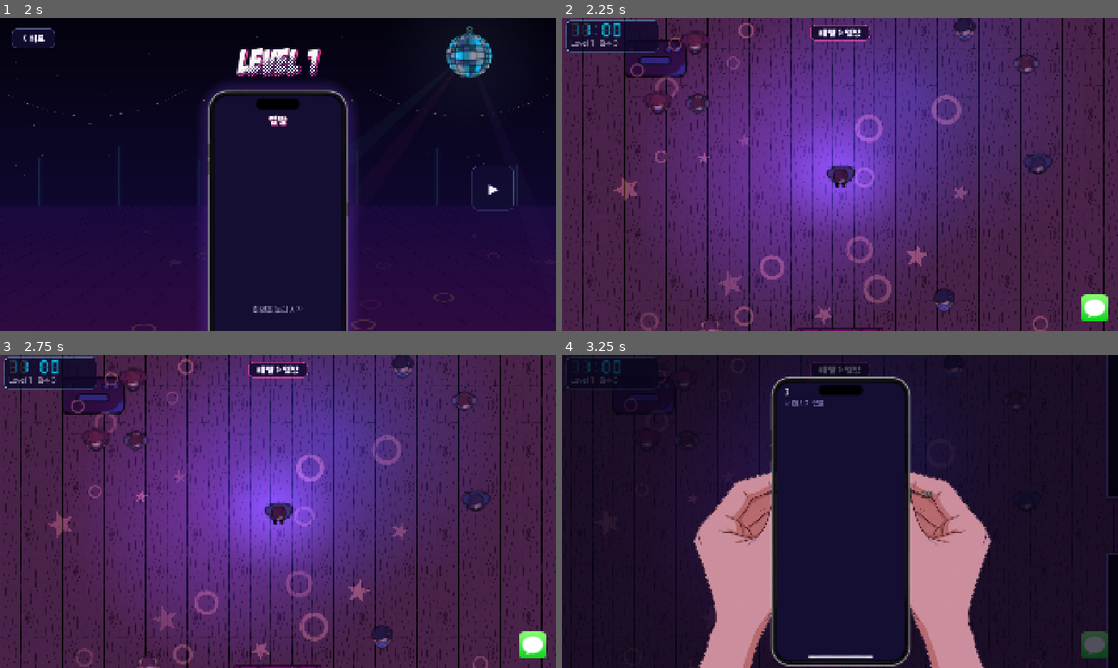
Above: before the commit, frames 1-4 (two rows, left to right).
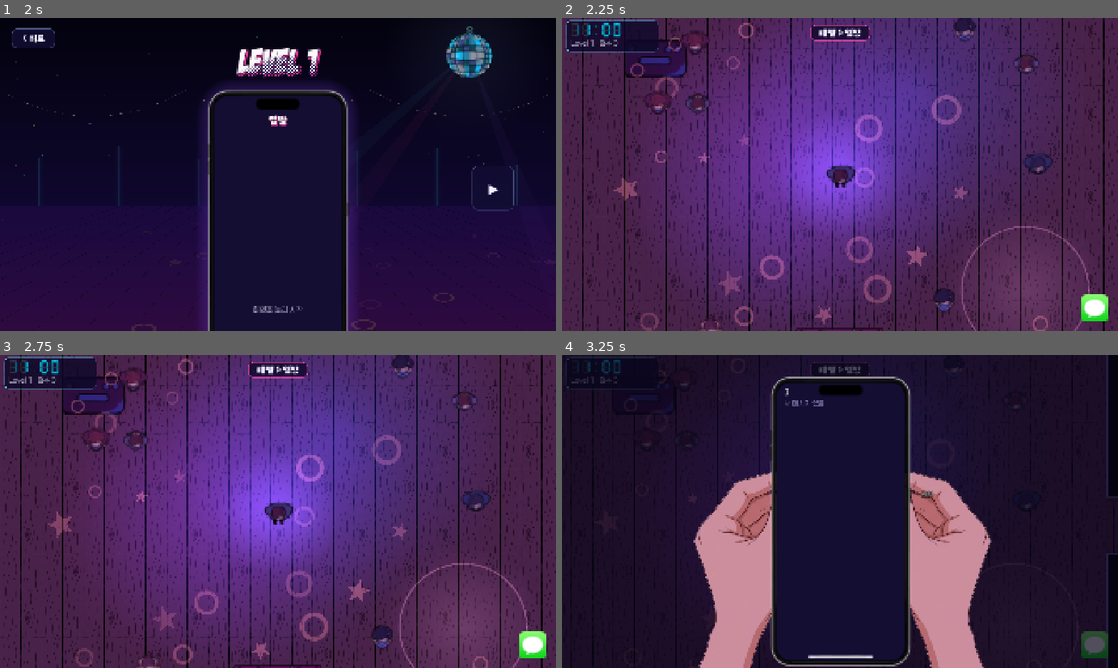
Above: after the commit, the same moments.

Repository: xyur2/DLQ
Game: Godot game, scene res://scenes/menu/menu.tscn
The game is run twice, just before and just after one commit, with the same random seed, the same clock (stepped at 60 frames per second) and the same inputs.
Inputs (mouse positions are in pixels of both pictures, inside the frame that each line leads up to):
- Up to frame 1 (2 s): tap Enter at 0.5 s; move the mouse to (400, 158) at 0.52 s; hold D (move_right) 0.53-1.28 s; hold E (interact) 0.53-1.28 s; click (400, 158) at 0.67 s; move the mouse to (166, 190) at 1.27 s; hold S (move_down) from 1.28 s (still down); tap E (interact) at 1.35 s
- Up to frame 2 (2.25 s): release S (move_down) at 2 s; click (840, 221) at 2 s
- Up to frame 3 (2.75 s): no input
- Up to frame 4 (3.25 s): move the mouse to (1095, 646) at 2.77 s; hold D (move_right) from 2.78 s (still down); hold N (next_level) from 2.78 s (still down); click (1095, 646) at 2.92 s; tap E (interact) at 3.05 s

Frame 1 is identical in both runs. In frame 2, 1.2% of the frame differs, in the area x 71-95%, y 66-100%; in frame 3, 1.7%; in frame 4, less than 0.1%.

Commit message:
DM 빈도 레벨 5 상한, 무한 모드 인원 증가, 플레이리스트는 그 방만, 조명 아래 춤추기 / 명세서 v2.9
- DM 주기·답장 후 쉬는 시간: 레벨 1~5에서 3.0→2.4초, 5→4초로 빨라지고 레벨 6부터 그대로. 무한 모드도 같은 표를 씀
- 무한 모드 사람 수: 12명에서 레벨마다 +3명, 최대 40명
- 플레이리스트(whole_room): 소품이 있는 방의 사람만 모음. 무한 모드는 소품 가운데 960×720 안. aggro_emitted에 area 인자 추가
- 춤추기(DanceSpot): 조명이 비추는 바닥에서 E → 가까운 사람과 2초 춤, +150점, 그동안 행동 불가. 조명 하나에 한 번
- 명세서 v2.9 반영

Co-Authored-By: Claude Opus 5.5 <noreply@anthropic.com>

Diff:
--- /dev/null
+++ b/scripts/dance_spot.gd
@@ -0,0 +1,96 @@
+class_name DanceSpot
+extends Area2D
+## 조명이 비추는 바닥(조명 소품의 어그로 지점). 플레이어가 이 안에 서서 E를 누르면 가까운 사람 한 명과 춤춘다.
+## 춤추는 DANCE_SEC초 동안 플레이어는 아무것도 할 수 없고(GameState.is_stunned), DANCE_SCORE점을 얻는다.
+## 조명 하나에 한 번만 출 수 있고, 춘 뒤에는 빛이 꺼진다.
+## PartyProp(조명)이 자식으로 만든다. 소품·문과 같은 상호작용 규약(그룹 interactable, interact, get_hint)을 따른다.
+
+const LAYER_INTERACTABLE: int = 8
+const FADE_SEC: float = 0.6
+const PULSE_SPEED: float = 3.0
+
+var used: bool = false
+var _time: float = 0.0
+var _fade: float = 1.0
+var _shape: CollisionShape2D = null
+var _soft: GradientTexture2D = null
+
+
+func _ready() -> void:
+    collision_layer = LAYER_INTERACTABLE
+    collision_mask = 0
+    monitoring = false
+    add_to_group('interactable')
+    # 플레이어의 상호작용 범위(INTERACT_RANGE)와 겹치면 잡히므로, 플레이어 중심이 빛 반경 안일 때만 겹치도록 줄인다.
+    var circle := CircleShape2D.new()
+    circle.radius = maxf(GameConfig.DANCE_SPOT_RADIUS - GameConfig.INTERACT_RANGE, 4.0)
+    _shape = CollisionShape2D.new()
+    _shape.shape = circle
+    add_child(_shape)
+    var glow := CanvasItemMaterial.new()
+    glow.blend_mode = CanvasItemMaterial.BLEND_MODE_ADD
+    material = glow
+    var gradient := Gradient.new()
+    gradient.colors = PackedColorArray([Color.WHITE, Color(1.0, 1.0, 1.0, 0.0)])
+    _soft = GradientTexture2D.new()
+    _soft.gradient = gradient
+    _soft.fill = GradientTexture2D.FILL_RADIAL
+    _soft.fill_from = Vector2(0.5, 0.5)
+    _soft.fill_to = Vector2(1.0, 0.5)
+
+
+func _process(delta: float) -> void:
+    _time += delta
+    if used:
+        _fade = move_toward(_fade, 0.0, delta / FADE_SEC)
+        if _fade <= 0.0:
+            visible = false
+            set_process(false)
+    queue_redraw()
+
+
+func _draw() -> void:
+    var color: Color = GameConfig.DANCE_SPOT_COLOR
+    color.a *= (0.8 + 0.2 * sin(_time * PULSE_SPEED)) * _fade
+    var radius: float = GameConfig.DANCE_SPOT_RADIUS
+    draw_texture_rect(_soft, Rect2(-Vector2.ONE * radius * 1.3, Vector2.ONE * radius * 2.6), false, color)
+    draw_arc(Vector2.ZERO, radius, 0.0, TAU, 48, Color(color, color.a * 1.6), 3.0, true)
+
+
+func get_hint() -> String:
+    if _partner(_player_position()) == null:
+        return '조명 아래: 가까이 춤출 사람이 없다'
+    return '[E] 함께 춤추기 (+%d점, %d초 동안 멈춤)' % [GameConfig.DANCE_SCORE, roundi(GameConfig.DANCE_SEC)]
+
+
+func interact(player: Node) -> void:
+    if used:
+        return
+    var player_position: Vector2 = (player as Node2D).global_position
+    var partner: PartyNpc = _partner(player_position)
+    if partner == null or not GameState.start_dance():
+        return
+    used = true
+    remove_from_group('interactable')
+    _shape.set_deferred('disabled', true)
+    partner.start_dance(GameConfig.DANCE_SEC, player_position)
+
+
+## from에서 DANCE_PARTNER_RANGE 안의 가장 가까운 사람
+func _partner(from: Vector2) -> PartyNpc:
+    var best: PartyNpc = null
+    var best_distance: float = GameConfig.DANCE_PARTNER_RANGE
+    for node: Node in get_tree().get_nodes_in_group('npcs'):
+        var npc := node as PartyNpc
+        if npc == null or npc.is_queued_for_deletion():
+            continue
+        var distance: float = npc.global_position.distance_to(from)
+        if distance <= best_distance:
+            best_distance = distance
+            best = npc
+    return best
+
+
+func _player_position() -> Vector2:
+    var players: Array[Node] = get_tree().get_nodes_in_group('player')
+    return (players[0] as Node2D).global_position if not players.is_empty() else global_position
--- a/scripts/endless_level.gd
+++ b/scripts/endless_level.gd
@@ -69,6 +69,12 @@
     room_load.append(0)
 
 
+## 방이 없으므로 소품 가운데의 큰 방 크기(ENDLESS_GATHER_SIZE)
+func gather_area(point: Vector2) -> Rect2:
+    var size: Vector2 = GameConfig.ENDLESS_GATHER_SIZE
+    return Rect2(point - size * 0.5, size)
+
+
 func room_at(_point: Vector2) -> int:
     return 0
 
--- a/scripts/game_config.gd
+++ b/scripts/game_config.gd
@@ -106,6 +106,13 @@
 const CIRCLE_STARE_SEC: float = 3.0           # 둘러싸고 째려보는 시간
 const CIRCLE_SCARE_SEC: float = 1.5           # 이후 공포 효과 시간, 끝나면 게임 종료
 
+# 춤추기: 조명(light 소품)이 비추는 바닥(어그로 지점) 안에서 E를 누르면 가까운 사람 한 명과 춤춘다. 조명 하나에 한 번.
+const DANCE_SEC: float = 2.0                  # 춤추는 동안 아무것도 할 수 없는 시간(초)
+const DANCE_SCORE: int = 150                  # 춤 한 번 점수 (답장 최고 100, 반응 처음 10)
+const DANCE_SPOT_RADIUS: float = 110.0        # 조명이 비추는 바닥 반경. 플레이어 중심이 이 안이어야 춤출 수 있음
+const DANCE_PARTNER_RANGE: float = 160.0      # 플레이어에게서 이 거리 안의 가장 가까운 사람과 춤춘다
+const DANCE_SPOT_COLOR: Color = Color(1.0, 0.85, 0.55, 0.3)
+
 # 슬로우 댄스 타임
 const SLOW_DANCE_START_RANGE: Vector2 = Vector2(60.0, 100.0)  # 시작 시각(초). 판마다 무작위
 const SLOW_DANCE_DURATION: float = 25.0
@@ -122,11 +129,12 @@
 const SCORE_BLOCK: int = 10
 const SCORE_WRONG_LETTER: int = 10          # 틀린 글자를 누르면 깎임. 0 아래로는 내려가지 않음
 
-# 소품 종류별 값. 위치와 어그로 지점은 top_view.tscn에서 배치한다.
+# 소품 종류별 값. 위치와 어그로 지점은 레벨 씬에서 배치한다.
+# whole_room: 반경 대신 소품이 있는 방 전체의 사람을 모은다(무한 모드는 소품 가운데의 ENDLESS_GATHER_SIZE 범위).
 const PROPS: Dictionary = {
     'speaker': {'name': '스피커', 'radius': SPEAKER_RADIUS, 'cooldown': SPEAKER_COOLDOWN, 'color': Color(0.75, 0.45, 0.25), 'icon_size': 110.0},
     'light': {'name': '조명', 'radius': LIGHT_RADIUS, 'cooldown': LIGHT_COOLDOWN, 'color': Color(0.85, 0.8, 0.35), 'icon_size': 96.0},
-    'playlist': {'name': '플레이리스트', 'radius': PLAYLIST_RADIUS, 'cooldown': PLAYLIST_COOLDOWN, 'color': Color(0.45, 0.6, 0.85), 'icon_size': 150.0},
+    'playlist': {'name': '플레이리스트', 'radius': PLAYLIST_RADIUS, 'cooldown': PLAYLIST_COOLDOWN, 'color': Color(0.45, 0.6, 0.85), 'icon_size': 150.0, 'whole_room': true},
 }
 
 const SURVIVE_TIME: float = 180.0
@@ -156,8 +164,9 @@
 
 # 플레이할 수 있는 레벨 9개. 화면에는 Level 1~9로 나온다(level_index 0~8).
 # 맵은 3레벨마다 바뀐다: 1~3 level_1(큰 방 + 작은 방), 4~6 level_4(큰 방 + 작은 방 4개), 7~9 level_7(큰 방 - 긴 복도 - 큰 방, 복도 옆 작은 방 3개).
-# DM 주기(3초)와 답장 후 쉬는 시간(5초)은 모든 레벨이 같다. 레벨이 오를수록 답장이 길어지고(4글자 단어 → 긴 단어 → 2~4단어 문장),
-# 휴대폰 글자 풍선이 촘촘해지고(letter_gap, letter_spread), 섞이는 글자가 늘고, 사람이 많아진다.
+# DM 주기와 답장 후 쉬는 시간은 레벨 5까지 짧아지고(3.0 → 2.4초, 5 → 4초) 그 뒤로는 그대로다(레벨 6부터 문장이라 충분히 어려움).
+# 레벨이 오를수록 답장이 길어지고(4글자 단어 → 긴 단어 → 2~4단어 문장), 휴대폰 글자 풍선이 촘촘해지고(letter_gap, letter_spread),
+# 섞이는 글자가 늘고, 사람이 많아진다.
 # 사람 수 = 맵의 방 기본 인원 합(8, 14, 20) + npc_bonus(맵 안에서 1번째 레벨 2, 2번째 4, 3번째 6).
 # 같은 키를 모든 레벨에 둔다. 레벨을 늘리려면 항목과 씬을 추가한다.
 const LEVELS: Array = [
@@ -177,45 +186,44 @@
         'wrong_lock_time': 2.0,    # 틀린 알파벳을 눌렀을 때 터치가 막히는 시간(초)
     },
     {'title': '레벨 2: 손님이 늘었다', 'scene': 'res://scenes/top_view/levels/level_1.tscn', 'npc_bonus': 4, 'npc_kinds': {},
-        'follower_count': 1, 'dm_interval': 3.0, 'reply_cooldown': 5.0, 'reply_pool': 'word5',
+        'follower_count': 1, 'dm_interval': 2.85, 'reply_cooldown': 4.75, 'reply_pool': 'word5',
         'letter_gap': 34.0, 'letter_spread': 1.85, 'caught_radius': 80.0, 'decoy_count': 6, 'wrong_lock_time': 2.0},
     {'title': '레벨 3: 북적이는 옆방', 'scene': 'res://scenes/top_view/levels/level_1.tscn', 'npc_bonus': 6, 'npc_kinds': {},
-        'follower_count': 1, 'dm_interval': 3.0, 'reply_cooldown': 5.0, 'reply_pool': 'word6',
+        'follower_count': 1, 'dm_interval': 2.7, 'reply_cooldown': 4.5, 'reply_pool': 'word6',
         'letter_gap': 28.0, 'letter_spread': 1.7, 'caught_radius': 80.0, 'decoy_count': 6, 'wrong_lock_time': 2.0},
     {'title': '레벨 4: 작은 방들', 'scene': 'res://scenes/top_view/levels/level_4.tscn', 'npc_bonus': 2, 'npc_kinds': {},
-        'follower_count': 2, 'dm_interval': 3.0, 'reply_cooldown': 5.0, 'reply_pool': 'two',
+        'follower_count': 2, 'dm_interval': 2.55, 'reply_cooldown': 4.25, 'reply_pool': 'two',
         'letter_gap': 23.0, 'letter_spread': 1.55, 'caught_radius': 80.0, 'decoy_count': 7, 'wrong_lock_time': 2.0},
     {'title': '레벨 5: 방마다 손님', 'scene': 'res://scenes/top_view/levels/level_4.tscn', 'npc_bonus': 4, 'npc_kinds': {},
-        'follower_count': 2, 'dm_interval': 3.0, 'reply_cooldown': 5.0, 'reply_pool': 'two_long',
+        'follower_count': 2, 'dm_interval': 2.4, 'reply_cooldown': 4.0, 'reply_pool': 'two_long',
         'letter_gap': 18.0, 'letter_spread': 1.4, 'caught_radius': 80.0, 'decoy_count': 7, 'wrong_lock_time': 2.0},
     {'title': '레벨 6: 빈방이 없다', 'scene': 'res://scenes/top_view/levels/level_4.tscn', 'npc_bonus': 6, 'npc_kinds': {},
-        'follower_count': 2, 'dm_interval': 3.0, 'reply_cooldown': 5.0, 'reply_pool': 'three',
+        'follower_count': 2, 'dm_interval': 2.4, 'reply_cooldown': 4.0, 'reply_pool': 'three',
         'letter_gap': 14.0, 'letter_spread': 1.3, 'caught_radius': 80.0, 'decoy_count': 7, 'wrong_lock_time': 2.0},
     {'title': '레벨 7: 긴 복도', 'scene': 'res://scenes/top_view/levels/level_7.tscn', 'npc_bonus': 2, 'npc_kinds': {},
-        'follower_count': 3, 'dm_interval': 3.0, 'reply_cooldown': 5.0, 'reply_pool': 'three_long',
+        'follower_count': 3, 'dm_interval': 2.4, 'reply_cooldown': 4.0, 'reply_pool': 'three_long',
         'letter_gap': 10.0, 'letter_spread': 1.2, 'caught_radius': 80.0, 'decoy_count': 8, 'wrong_lock_time': 2.0},
     {'title': '레벨 8: 복도의 손님들', 'scene': 'res://scenes/top_view/levels/level_7.tscn', 'npc_bonus': 4, 'npc_kinds': {},
-        'follower_count': 3, 'dm_interval': 3.0, 'reply_cooldown': 5.0, 'reply_pool': 'four',
+        'follower_count': 3, 'dm_interval': 2.4, 'reply_cooldown': 4.0, 'reply_pool': 'four',
         'letter_gap': 8.0, 'letter_spread': 1.1, 'caught_radius': 80.0, 'decoy_count': 8, 'wrong_lock_time': 2.0},
     {'title': '레벨 9: 파티의 끝', 'scene': 'res://scenes/top_view/levels/level_7.tscn', 'npc_bonus': 6, 'npc_kinds': {},
-        'follower_count': 3, 'dm_interval': 3.0, 'reply_cooldown': 5.0, 'reply_pool': 'four_long',
+        'follower_count': 3, 'dm_interval': 2.4, 'reply_cooldown': 4.0, 'reply_pool': 'four_long',
         'letter_gap': 6.0, 'letter_spread': 1.0, 'caught_radius': 80.0, 'decoy_count': 8, 'wrong_lock_time': 2.0},
 ]
 
 # 무한 모드. 방과 벽 없이 상하좌우로 끝없이 이어진 바닥(ENDLESS_SCENE).
 # 사람과 소품은 플레이어 둘레 구역(ENDLESS_ZONE_HALF) 안, 화면 밖에서 생기고, 구역에서 멀어지고 화면 밖이면 사라진다.
 # 소품은 한 번 쓰면 사라진다. 게임 시간 1시간(ENDLESS_LEVEL_SEC, 시계 1시간)마다 무한 레벨이 오른다.
-# 무한 레벨 n의 사람 수 = START + STEP × (n − 1), 레벨 11에서 상한(30명). DM 주기와 쉬는 시간은 바뀌지 않는다.
-# 답장 문구, 글자 풍선 간격, 섞이는 글자는 일반 레벨 n(9 이상이면 레벨 9)과 같다.
+# 무한 레벨 n의 사람 수 = START + STEP × (n − 1), 레벨 11에서 상한(40명).
+# DM 주기·쉬는 시간, 답장 문구, 글자 풍선 간격, 섞이는 글자는 일반 레벨 n(9 이상이면 레벨 9)과 같다. DM 주기는 레벨 5에서 상한.
 const ENDLESS_SCENE: String = 'res://scenes/top_view/levels/endless.tscn'
 const ENDLESS_LEVEL_SEC: float = 180.0          # 게임 시간 1시간 (SURVIVE_TIME과 같음)
-const ENDLESS_NPC_START: int = 10               # 구역 안 사람 수
-const ENDLESS_NPC_STEP: int = 2
-const ENDLESS_NPC_MAX: int = 30
-const ENDLESS_DM_INTERVAL: float = 3.0          # DM 도착 주기(초). 레벨과 상관없이 같음
-const ENDLESS_REPLY_COOLDOWN: float = 5.0       # 답장 후 쉬는 시간(초)
+const ENDLESS_NPC_START: int = 12               # 구역 안 사람 수
+const ENDLESS_NPC_STEP: int = 3
+const ENDLESS_NPC_MAX: int = 40
 const ENDLESS_FOLLOWER_MAX: int = 3             # 따라오는 사람. 1명에서 3레벨마다 +1
-const ENDLESS_ZONE_HALF: Vector2 = Vector2(960.0, 720.0)   # 플레이어 둘레 1920×1440 구역. 30명이면 레벨 9 맵과 비슷한 밀도
+const ENDLESS_ZONE_HALF: Vector2 = Vector2(960.0, 720.0)   # 플레이어 둘레 1920×1440 구역. 40명이면 큰 방(960×720)에 10명꼴
+const ENDLESS_GATHER_SIZE: Vector2 = Vector2(960.0, 720.0)  # 방 전체를 모으는 소품(플레이리스트)이 모으는 범위: 소품 가운데의 큰 방 크기
 const ENDLESS_DESPAWN_MARGIN: float = 240.0     # 구역에서 이만큼 더 멀어지고 화면 밖이면 사라진다
 const ENDLESS_VIEW_MARGIN: float = 96.0         # 화면 가장자리에서 이만큼 바깥이어야 생기거나 사라진다
 const ENDLESS_SPAWN_INTERVAL: float = 0.5       # 사람·소품 수를 맞추는 간격(초)
--- a/scripts/game_hud.gd
+++ b/scripts/game_hud.gd
@@ -15,7 +15,9 @@
 
 func _process(_delta: float) -> void:
     _score.text = '%s · 점수 %d' % [GameState.get_level_label(), GameState.score]
-    if GameState.is_stunned():
+    if GameState.is_dancing():
+        _notice.text = '함께 춤추는 중! +%d' % GameConfig.DANCE_SCORE
+    elif GameState.is_stunned():
         _notice.text = '밀려났다... %d초' % ceili(GameState.stun_left)
     elif GameState.slow_dance_active:
         _notice.text = '슬로우 댄스 타임'
--- a/scripts/game_state.gd
+++ b/scripts/game_state.gd
@@ -11,7 +11,8 @@
 signal dm_stage_changed(stage: int)
 signal reply_resolved(success: bool)
 signal tension_changed(value: float)
-signal aggro_emitted(point: Vector2, radius: float, duration: float)
+## area가 비어 있지 않으면 그 안(월드 좌표)에 있는 사람만 모인다 (방 전체를 모으는 소품).
+signal aggro_emitted(point: Vector2, radius: float, duration: float, area: Rect2)
 signal interact_hint_changed(text: String)
 signal debug_changed(enabled: bool)
 signal game_ended(reason: int)
@@ -23,6 +24,7 @@
 signal circle_ending_started()
 signal circle_scare_started()
 signal endless_level_changed(level: int)
+signal dance_started(duration: float)
 
 var state: State = State.INTRO
 var end_reason: EndReason = EndReason.NONE
@@ -42,6 +44,7 @@
 var level_title_left: float = 0.0  # 위쪽 알림에 레벨 이름을 보여 줄 남은 시간 (시작할 때, 무한 레벨이 오를 때)
 var score: int = 0
 var stun_left: float = 0.0
+var dance_left: float = 0.0        # 춤추는 남은 시간. 이 동안 행동 불가
 var slow_dance_active: bool = false
 var _dm_timer: float = 0.0
 var _slow_dance_start: float = 0.0
@@ -75,6 +78,7 @@
     _dm_timer = float(cfg['dm_interval'])
     score = 0
     stun_left = 0.0
+    dance_left = 0.0
     slow_dance_active = false
     _slow_dance_start = randf_range(GameConfig.SLOW_DANCE_START_RANGE.x, GameConfig.SLOW_DANCE_START_RANGE.y)
     _blocked_npcs.clear()
@@ -114,8 +118,8 @@
     return 'Level 0' if test_level else 'Level %d' % (level_index + 1)
 
 
-## 무한 모드 레벨 level의 설정. 레벨이 오를수록 사람이 많아지고(상한 ENDLESS_NPC_MAX), 답장 문구와 글자 풍선은
-## 일반 레벨 level(9 이상이면 레벨 9)과 같다. DM 주기와 쉬는 시간은 바뀌지 않는다.
+## 무한 모드 레벨 level의 설정. 레벨이 오를수록 사람이 많아지고(상한 ENDLESS_NPC_MAX), DM 주기·쉬는 시간,
+## 답장 문구, 글자 풍선은 일반 레벨 level(9 이상이면 레벨 9)과 같다. DM 주기는 레벨 5에서 상한.
 static func endless_config(level: int) -> Dictionary:
     var step: int = maxi(level - 1, 0)
     var every_three: int = floori(step / 3.0)
@@ -127,8 +131,8 @@
         'npc_bonus': 0,
         'npc_kinds': {},
         'follower_count': mini(1 + every_three, GameConfig.ENDLESS_FOLLOWER_MAX),
-        'dm_interval': GameConfig.ENDLESS_DM_INTERVAL,
-        'reply_cooldown': GameConfig.ENDLESS_REPLY_COOLDOWN,
+        'dm_interval': text['dm_interval'],
+        'reply_cooldown': text['reply_cooldown'],
         'reply_pool': text['reply_pool'],
         'letter_gap': text['letter_gap'],
         'letter_spread': text['letter_spread'],
@@ -154,6 +158,7 @@
     if endless_mode:
         _update_endless_level()
     stun_left = maxf(0.0, stun_left - delta)
+    dance_left = maxf(0.0, dance_left - delta)
     _update_slow_dance()
     nearest_npc_px = nearest_px
     _dm_timer -= delta
@@ -245,8 +250,23 @@
         player_knocked_back.emit(from_point)
 
 
+## 밀려났거나 춤추는 중이면 이동, E, 반응, 휴대폰 켜기를 할 수 없다.
 func is_stunned() -> bool:
-    return stun_left > 0.0
+    return stun_left > 0.0 or dance_left > 0.0
+
+
+func is_dancing() -> bool:
+    return dance_left > 0.0
+
+
+## 조명 아래에서 사람과 춤춘다(DanceSpot). DANCE_SEC초 동안 행동 불가, DANCE_SCORE점. 시작했으면 true.
+func start_dance() -> bool:
+    if not is_playing() or phone_on or is_stunned():
+        return false
+    dance_left = GameConfig.DANCE_SEC
+    _add_score(GameConfig.DANCE_SCORE)
+    dance_started.emit(GameConfig.DANCE_SEC)
+    return true
 
 
 ## 휴대폰에서 정해진 글자를 연속으로 입력했을 때 호출.
@@ -255,8 +275,8 @@
         easter_egg.emit(id)
 
 
-func emit_aggro(point: Vector2, radius: float, duration: float) -> void:
-    aggro_emitted.emit(point, radius, duration)
+func emit_aggro(point: Vector2, radius: float, duration: float, area: Rect2 = Rect2()) -> void:
+    aggro_emitted.emit(point, radius, duration, area)
 
 
 ## 휴대폰 떨림 폭(px). PhoneView가 매 프레임 읽어 휴대폰을 흔든다.
--- a/scripts/party_level.gd
+++ b/scripts/party_level.gd
@@ -97,6 +97,12 @@
         randf_range(inner.position.x, inner.end.x),
         randf_range(inner.position.y, inner.end.y)
     ))
+
+
+## 방 전체를 모으는 소품이 모으는 범위: point가 있는 방(월드 좌표)
+func gather_area(point: Vector2) -> Rect2:
+    var room: Rect2 = rooms[room_or_nearest(point)]
+    return Rect2(to_global(room.position), room.size)
 
 
 ## 점이 들어 있는 방, 문틀 안이면 가장 가까운 방
--- a/scripts/party_npc.gd
+++ b/scripts/party_npc.gd
@@ -122,6 +122,19 @@
         _new_reaction_goal()
         start_follow(GameConfig.REACTION_FOLLOW_DURATION)
     return true
+
+
+## 조명 아래에서 플레이어와 춤춘다: duration초 동안 제자리에서 플레이어를 보고 돈다.
+func start_dance(duration: float, look_point: Vector2) -> void:
+    _cancel_errand()
+    _relocating = false
+    _mode = Mode.IDLE
+    _idle_left = duration
+    velocity = Vector2.ZERO
+    _sprite.face(look_point - global_position)
+    var tween: Tween = _sprite.create_tween()
+    tween.tween_property(_sprite, 'rotation', _sprite.rotation + TAU * 2.0, duration)
+    _show_text('♥', Color(1.0, 0.5, 0.75))
 
 
 ## 히든 엔딩: 지정된 자리로 옮겨 플레이어를 바라본다.
@@ -455,8 +468,11 @@
     tween.chain().tween_callback(emote.queue_free)
 
 
-func _on_aggro(point: Vector2, radius: float, duration: float) -> void:
+func _on_aggro(point: Vector2, radius: float, duration: float, area: Rect2) -> void:
     if global_position.distance_to(point) > radius or not level.can_reach(global_position, point):
+        return
+    # 방 전체를 모으는 소품: 그 방(무한 모드는 소품 둘레 큰 방 크기) 안의 사람만 모인다.
+    if area.has_area() and not area.has_point(global_position):
         return
     _cancel_errand()
     _relocating = false
--- a/scripts/party_player.gd
+++ b/scripts/party_player.gd
@@ -1,6 +1,6 @@
 class_name PartyPlayer
 extends CharacterBody2D
-## 플레이어. WASD 이동, 근처 소품·문에 E. 휴대폰이 켜져 있거나 밀려난 상태면 이동·상호작용 불가.
+## 플레이어. WASD 이동, 근처 소품·문·춤추는 자리에 E. 휴대폰이 켜져 있거나 밀려났거나 춤추는 중이면 이동·상호작용 불가.
 
 const LAYER_PLAYER: int = 2
 const MASK_WALL_AND_NPC: int = 1 | 4
@@ -22,6 +22,7 @@
     collision_layer = LAYER_PLAYER
     collision_mask = MASK_WALL_AND_NPC
     motion_mode = CharacterBody2D.MOTION_MODE_FLOATING
+    add_to_group('player')
     _sprite.setup(GameConfig.PLAYER_COLOR, GameConfig.PLAYER_RADIUS)
 
     # 크기는 GameConfig 기준으로 맞춘다.
@@ -43,6 +44,7 @@
 
     GameState.debug_changed.connect(_on_debug_changed)
     GameState.player_knocked_back.connect(_on_knocked_back)
+    GameState.dance_started.connect(_on_dance_started)
 
 
 func _physics_process(delta: float) -> void:
@@ -102,6 +104,12 @@
     _knockback_velocity = from_point.direction_to(global_position) * GameConfig.KNOCKBACK_SPEED
 
 
+## 춤: 제자리에서 두 바퀴 돈다.
+func _on_dance_started(duration: float) -> void:
+    var tween: Tween = _sprite.create_tween()
+    tween.tween_property(_sprite, 'rotation', _sprite.rotation + TAU * 2.0, duration)
+
+
 func _on_debug_changed(_enabled: bool) -> void:
     queue_redraw()
 
--- a/scripts/party_prop.gd
+++ b/scripts/party_prop.gd
@@ -1,7 +1,9 @@
 class_name PartyProp
 extends Area2D
 ## 상호작용 소품(스피커·조명·플레이리스트). E를 누르면 어그로 지점으로 사람을 모은다.
-## 종류별 이름·반경·재사용 대기·색은 GameConfig.PROPS, 위치와 어그로 지점은 top_view.tscn에서 정한다.
+## 종류별 이름·반경·재사용 대기·색은 GameConfig.PROPS, 위치와 어그로 지점은 레벨 씬에서 정한다.
+## whole_room 소품(플레이리스트)은 반경 대신 소품이 있는 방 전체의 사람을 모은다(PartyLevel.gather_area).
+## 조명(light)은 어그로 지점에 춤추는 자리(DanceSpot)를 만든다.
 ## 모양은 소품 이미지, 작동 효과는 효과 씬(GameAssets.PROP_EFFECTS). 효과 씬이 없으면 원으로 대신 표시한다.
 ## 재사용 대기 중에는 소품이 어두워지고, 그림 아래에 줄어드는 막대와 남은 초가 나온다.
 ## 막대와 남은 초는 prop.tscn에서 z_index 10이라 소품으로 모인 사람에게 가려지지 않는다.
@@ -29,6 +31,7 @@
 var used_up: bool = false
 
 var display_name: String = ''
+var whole_room: bool = false
 var aggro_radius: float = 0.0
 var cooldown_total: float = 0.0
 var base_color: Color = Color.WHITE
@@ -48,6 +51,12 @@
     var spec: Dictionary = GameConfig.PROPS[prop_id]
     display_name = String(spec['name'])
     aggro_radius = radius_override if radius_override > 0.0 else float(spec['radius'])
+    whole_room = bool(spec.get('whole_room', false))
+    if prop_id == 'light':
+        var spot := DanceSpot.new()
+        spot.name = 'DanceSpot'
+        spot.position = aggro_offset
+        add_child(spot)
     cooldown_total = float(spec['cooldown'])
     base_color = spec['color']
     _icon.texture = GameAssets.prop_icon(prop_id, base_color)
@@ -128,7 +137,17 @@
         _icon.modulate = COOLDOWN_TINT
         _update_cooldown_display()
     _spawn_effect()
-    GameState.emit_aggro(get_aggro_point(), aggro_radius, GameConfig.AGGRO_DURATION)
+    GameState.emit_aggro(get_aggro_point(), aggro_radius, GameConfig.AGGRO_DURATION, _gather_area())
+
+
+## whole_room이면 소품이 있는 방(무한 모드는 소품 둘레 큰 방 크기), 아니면 빈 영역(반경만 씀)
+func _gather_area() -> Rect2:
+    if not whole_room:
+        return Rect2()
+    var node: Node = get_parent()
+    while node != null and not node is PartyLevel:
+        node = node.get_parent()
+    return (node as PartyLevel).gather_area(global_position) if node != null else Rect2()
 
 
 ## 한 번 쓴 소품: 그림과 판정을 없애고, 어그로 효과만 끝날 때까지 남긴다.
Not shown, added: scripts/dance_spot.gd.uid
Not shown, changed: docs/홈커밍 파티 스릴러 구현 명세서 v2.md
